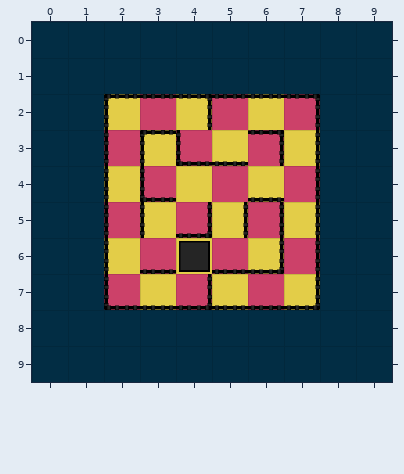
Two versions of a level (Tiled map, RoachEscape/assets/data/level007.tmx). The picture above was drawn from the file before the commit.
Cells are 64x64 px. Shown: x 0..9, y 0..9.
And afterwards:
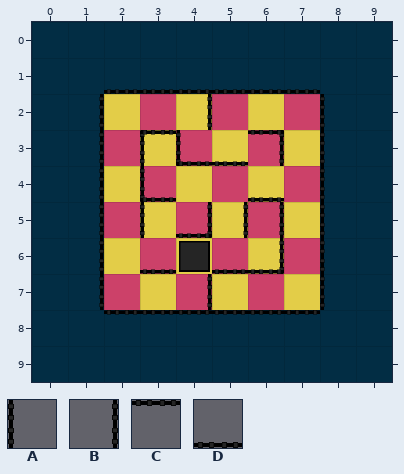
Key: from "tileset_00": A 8, B 9, C 10, D 11.
_ is an empty cell.
The edit:
{"where": "layer \"left\""}
{"y":2,"x":2,"old":"A","new":"_"}
{"y":2,"x":8,"old":"_","new":"A"}
{"y":3,"x":2,"old":"A","new":"_"}
{"y":3,"x":8,"old":"_","new":"A"}
{"y":4,"x":2,"old":"A","new":"_"}
{"y":4,"x":8,"old":"_","new":"A"}
{"y":5,"x":2,"old":"A","new":"_"}
{"y":5,"x":8,"old":"_","new":"A"}
{"y":6,"x":2,"old":"A","new":"_"}
{"y":6,"x":8,"old":"_","new":"A"}
{"y":7,"x":2,"old":"A","new":"_"}
{"y":7,"x":8,"old":"_","new":"A"}
{"where": "layer \"right\""}
{"y":2,"x":1,"old":"_","new":"B"}
{"y":2,"x":7,"old":"B","new":"_"}
{"y":3,"x":1,"old":"_","new":"B"}
{"y":3,"x":7,"old":"B","new":"_"}
{"y":4,"x":1,"old":"_","new":"B"}
{"y":4,"x":7,"old":"B","new":"_"}
{"y":5,"x":1,"old":"_","new":"B"}
{"y":5,"x":7,"old":"B","new":"_"}
{"y":6,"x":1,"old":"_","new":"B"}
{"y":6,"x":7,"old":"B","new":"_"}
{"y":7,"x":1,"old":"_","new":"B"}
{"y":7,"x":7,"old":"B","new":"_"}
{"where": "layer \"up\""}
{"y":2,"x":2,"old":"CCCCCC","new":"______"}
{"y":8,"x":2,"old":"______","new":"CCCCCC"}
{"where": "layer \"down\""}
{"y":1,"x":2,"old":"______","new":"DDDDDD"}
{"y":7,"x":2,"old":"DDDDDD","new":"______"}
{"label":"changed","picture_box":[99,89,325,315]}
